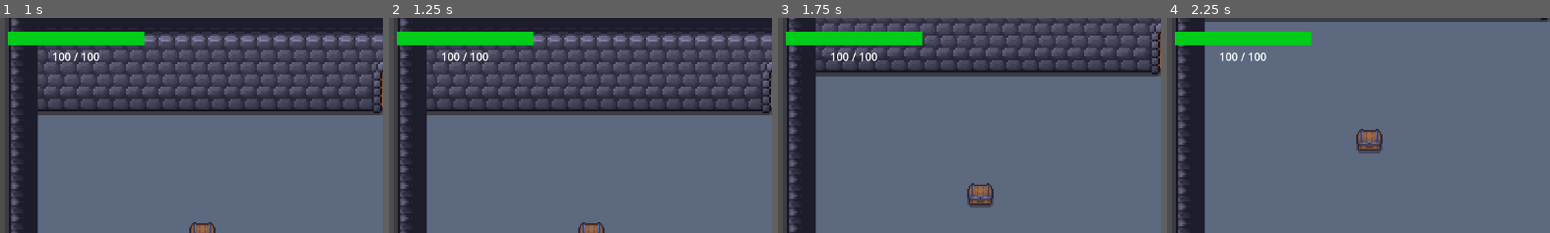
Above: before the commit, frames 1-4 (left to right).
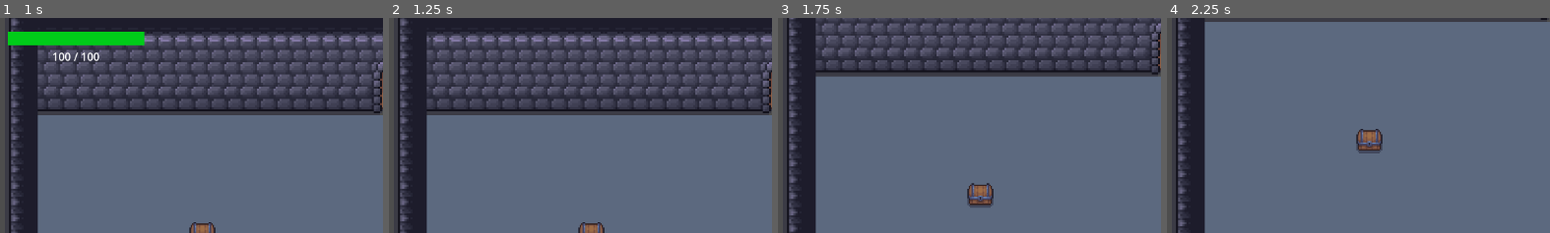
Above: after the commit, the same moments.

Repository: vortexufc/synthesis
Game: Godot game, scene res://scenes/teste_player.tscn
The game is run twice, just before and just after one commit, with the same random seed, the same clock (stepped at 60 frames per second) and the same inputs. The engine's default icon, where the game draws it, is replaced by a stand-in: a white triangle on a blue panel in a dark square.
Inputs:
- Up to frame 1 (1 s): tap Enter (ui_accept) at 0.5, 0.77 s; hold D (direita) from 0.53 s (still down)
- Up to frame 2 (1.25 s): keep holding D (direita)
- Up to frame 3 (1.75 s): release D (direita) at 1.28 s; hold S (baixo) from 1.28 s (still down); tap Enter (ui_accept) at 1.52 s
- Up to frame 4 (2.25 s): release S (baixo) at 2.03 s; hold D (direita) from 2.03 s (still down)
The pictures show only the part of the screen within x 0-50%, y 0-50%; the shares and areas given below are measured in that part.

Frame 1 is identical in both runs. In frame 2, 2.5% of the frame differs, in the area x 2-38%, y 6-21%; in frame 3, 2.5%; in frame 4, 2.5%.

Commit message:
feat: sistema de save, feedback visual e polimento da interface de batalha
[Save-1] implementado save/load automático (JSON) da vida, poções e grimório (adicionado também trava anti "loop da morte" que não deixa o jogo começar com o mago morto).
[Combat-6] feedback imediato na cor dos botões (verde/vermelho) no momento da resposta, com correção pra não travar a cor na próxima rodada.
[Combat-6] texto animado flutuante para mostrar os danos recebidos/causados, agora posicionado exatamente em cima das barrinhas de vida dos personagens na arena.
[Fix-HUD] arrumado bug na HUD global que deixava as barras de vida duplicadas na tela: agora a HUD principal se esconde sozinha quando a batalha começa.

Diff:
--- a/scripts/autoload/PlayerStats.gd
+++ b/scripts/autoload/PlayerStats.gd
@@ -15,16 +15,58 @@
 
 signal vida_alterada(atual, maxima)
 
+const SAVE_PATH = "user://save.json"
+
 func _ready():
 	process_mode = Node.PROCESS_MODE_ALWAYS
+	carregar()
+
+func _inicializar_dados_padrao():
+	vida_atual_jogador = vida_maxima_jogador
+	pocoes.clear()
+	itens.clear()
+	grimorio.clear()
 
 	# itens iniciais pra testar
 	pocoes.append({"nome": "Poção de Vida", "qtd": 2, "cura": 50, "desc": "Cura 50 HP"})
-
 	grimorio.append({
 		"titulo": "Anotação de um Aluno",
 		"texto": "Pelo visto, a magia dessa torre tem muito a ver com a Física do colégio... Percebi que os Golems de pedra ficam mais lentos quando a gravidade aumenta. Preciso revisar minhas anotações de Dinâmica antes de subir pro próximo andar!"
 	})
+	salvar()
+
+func salvar():
+	var save_dict = {
+		"vida_atual_jogador": vida_atual_jogador,
+		"pocoes": pocoes,
+		"itens": itens,
+		"grimorio": grimorio
+	}
+	var file = FileAccess.open(SAVE_PATH, FileAccess.WRITE)
+	if file:
+		file.store_string(JSON.stringify(save_dict))
+
+func carregar():
+	if FileAccess.file_exists(SAVE_PATH):
+		var file = FileAccess.open(SAVE_PATH, FileAccess.READ)
+		var content = file.get_as_text()
+		var json = JSON.new()
+		if json.parse(content) == OK:
+			var data = json.data
+			vida_atual_jogador = data.get("vida_atual_jogador", vida_maxima_jogador)
+
+			# Se morreu no save anterior, ressuscita pra não ficar travado!
+			if vida_atual_jogador <= 0:
+				vida_atual_jogador = vida_maxima_jogador
+
+			pocoes = data.get("pocoes", [])
+			itens = data.get("itens", [])
+			grimorio = data.get("grimorio", [])
+			vida_alterada.emit(vida_atual_jogador, vida_maxima_jogador)
+		else:
+			_inicializar_dados_padrao()
+	else:
+		_inicializar_dados_padrao()
 
 # funcao pra healar
 func curar_vida(valor: float) -> void:
@@ -32,6 +74,7 @@
 	if vida_atual_jogador > vida_maxima_jogador:
 		vida_atual_jogador = vida_maxima_jogador
 	vida_alterada.emit(vida_atual_jogador, vida_maxima_jogador)
+	salvar()
 
 # funcao de tomar dano
 func sofrer_dano(valor: float) -> void:
@@ -39,3 +82,4 @@
 	if vida_atual_jogador < 0:
 		vida_atual_jogador = 0
 	vida_alterada.emit(vida_atual_jogador, vida_maxima_jogador)
+	salvar()
--- a/scripts/autoload/QuizManager.gd
+++ b/scripts/autoload/QuizManager.gd
@@ -120,6 +120,7 @@
 		ui_instancia.ocultar_interface()
 		get_tree().paused = false
 		GlobalSignals.batalha_encerrada.emit()
+		PlayerStats.salvar()
 		return
 	print("[Combat-4] Rodada %d / %d" % [_rodada_atual, _num_questoes])
 	pergunta_atual = get_random_question()
@@ -128,17 +129,19 @@
 func _on_resposta_recebida(indice_botao: int, tempo_sobrando: float) -> void:
 	var acertou = (indice_botao == pergunta_atual["answer"])
 
+	var dano_final = 0
+
 	if acertou:
 		# [Combat-4] Multiplicador de rapidez relativo à duração real da batalha do inimigo
 		# (Dano Base = 10. Bonus Máximo = 25 extras pela velocidade de resposta)
 		var rapidez = clamp(tempo_sobrando / _duracao_batalha, 0.0, 1.0)
-		var dano = 10 + int(25 * rapidez)
-		vida_atual_inimigo -= dano
-		print("✅ VEREDITO: Certa! Dano crítico de %s! Sangue Golem: %s/100" % [dano, vida_atual_inimigo])
+		dano_final = 10 + int(25 * rapidez)
+		vida_atual_inimigo -= dano_final
+		print("✅ VEREDITO: Certa! Dano crítico de %s! Sangue Golem: %s/100" % [dano_final, vida_atual_inimigo])
 	else:
-		var dano_player = 25
-		PlayerStats.sofrer_dano(dano_player)
-		print("❌ VEREDITO: Errou/Pausou! Dano de %s em você! Sangue Mago: %s/100" % [dano_player, PlayerStats.vida_atual_jogador])
+		dano_final = 25
+		PlayerStats.sofrer_dano(dano_final)
+		print("❌ VEREDITO: Errou/Pausou! Dano de %s em você! Sangue Mago: %s/100" % [dano_final, PlayerStats.vida_atual_jogador])
 
 		# Feedback Visual de Dano no Mago
 		if is_instance_valid(_jogador_batalha) and _jogador_batalha.has_node("sprite"):
@@ -150,6 +153,9 @@
 
 	resultado_batalha.emit(acertou)
 
+	# Chama o feedback visual da task Combat-6
+	ui_instancia.mostrar_resultado(acertou, pergunta_atual["answer"], dano_final)
+
 	# Manda UI cortar os rects verde e vermelho para animar perda
 	ui_instancia.atualizar_vida(PlayerStats.vida_atual_jogador/PlayerStats.vida_maxima_jogador, vida_atual_inimigo/vida_maxima_inimigo)
 
@@ -160,6 +166,7 @@
 		ui_instancia.ocultar_interface()
 		get_tree().paused = false
 		GlobalSignals.batalha_encerrada.emit()
+		PlayerStats.salvar()
 		print("=== THE END: LUTA ACABOU! Voltando ao mapa. ===")
 	else:
 		_nova_rodada()
--- a/scripts/ui/batalha_ui.gd
+++ b/scripts/ui/batalha_ui.gd
@@ -20,6 +20,8 @@
 var tempo_restante: float = 300.0
 var tempo_rodando: bool = false
 var _duracao_batalha: float = 300.0  ## Espelho da duração do inimigo (para exibição futura)
+var _ultimo_botao_clicado: int = -1
+var _tween_botoes: Tween
 
 func _ready() -> void:
 	_botoes = [btn_a, btn_b, btn_c, btn_d, btn_e]
@@ -57,8 +59,12 @@
 	# [Combat-4] Retoma a contagem — NÃO reinicia tempo_restante (timer é contínuo por batalha)
 	tempo_rodando = true
 	label_pergunta.text = texto
+	# Cancela o tween antigo das cores pra ele não sobreescrever o branco da nova pergunta
+	if _tween_botoes:
+		_tween_botoes.kill()
 
 	for i in range(_botoes.size()):
+		_botoes[i].modulate = Color.WHITE
 		if i < alternativas.size():
 			var prefix = ["A) ", "B) ", "C) ", "D) ", "E) "][i]
 			_botoes[i].text = prefix + str(alternativas[i])
@@ -76,6 +82,7 @@
 	t.tween_property(health_enemy, "size:x", max(0.0, 230.0 * pct_enemy), 0.5)
 
 func _on_botao_pressionado(indice: int) -> void:
+	_ultimo_botao_clicado = indice
 	tempo_rodando = false # para o timer
 	for btn in _botoes:
 		btn.disabled = true
@@ -84,3 +91,48 @@
 
 func ocultar_interface() -> void:
 	self.hide()
+
+func mostrar_resultado(acertou: bool, idx_correto: int, valor: int) -> void:
+	if _tween_botoes:
+		_tween_botoes.kill()
+
+	_tween_botoes = get_tree().create_tween().set_pause_mode(Tween.TWEEN_PAUSE_PROCESS).set_parallel(true)
+
+	if idx_correto >= 0 and idx_correto < _botoes.size():
+		# Pinta instantaneamente e segura a cor (ou anima bem rápido)
+		_botoes[idx_correto].modulate = Color(0.2, 0.8, 0.2)
+		_tween_botoes.tween_property(_botoes[idx_correto], "modulate", Color(0.2, 0.8, 0.2), 1.2)
+
+	if not acertou and _ultimo_botao_clicado >= 0 and _ultimo_botao_clicado < _botoes.size():
+		_botoes[_ultimo_botao_clicado].modulate = Color(0.9, 0.2, 0.2)
+		_tween_botoes.tween_property(_botoes[_ultimo_botao_clicado], "modulate", Color(0.9, 0.2, 0.2), 1.2)
+
+	var lbl = Label.new()
+	if acertou:
+		lbl.text = str(valor) + " DMG!"
+		lbl.modulate = Color(0.2, 0.8, 0.2)
+	else:
+		if _ultimo_botao_clicado == -1:
+			lbl.text = "Tempo!"
+		else:
+			lbl.text = "-" + str(valor) + " HP"
+		lbl.modulate = Color(0.9, 0.2, 0.2)
+
+	lbl.add_theme_font_size_override("font_size", 40)
+	lbl.add_theme_color_override("font_outline_color", Color.BLACK)
+	lbl.add_theme_constant_override("outline_size", 6)
+
+	# Adiciona primeiro pra ter o tamanho e poder centralizar
+	$Control.add_child(lbl)
+
+	if acertou:
+		# Texto saindo de cima do inimigo
+		lbl.position = health_enemy.position + Vector2(50, -20)
+	else:
+		# Texto saindo de cima do player
+		lbl.position = health_player.position + Vector2(0, -20)
+
+	var t_lbl = get_tree().create_tween().set_pause_mode(Tween.TWEEN_PAUSE_PROCESS).set_parallel(true)
+	t_lbl.tween_property(lbl, "position:y", lbl.position.y - 100, 1.2)
+	t_lbl.tween_property(lbl, "modulate:a", 0.0, 1.2)
+	t_lbl.chain().tween_callback(lbl.queue_free)
--- a/scripts/ui/hud.gd
+++ b/scripts/ui/hud.gd
@@ -13,8 +13,8 @@
 	PlayerStats.vida_alterada.connect(atualizar_vida)
 
 	# esconde a barra na batalha
-	GlobalSignals.iniciar_batalha.connect(func(): visible = false)
-	GlobalSignals.batalha_encerrada.connect(func(): visible = true)
+	GlobalSignals.iniciar_batalha.connect(func(_enemy_data): self.hide())
+	GlobalSignals.batalha_encerrada.connect(func(): self.show())
 
 func atualizar_vida(atual: float, maxima: float) -> void:
 	var pct = clamp(atual / maxima, 0.0, 1.0)
